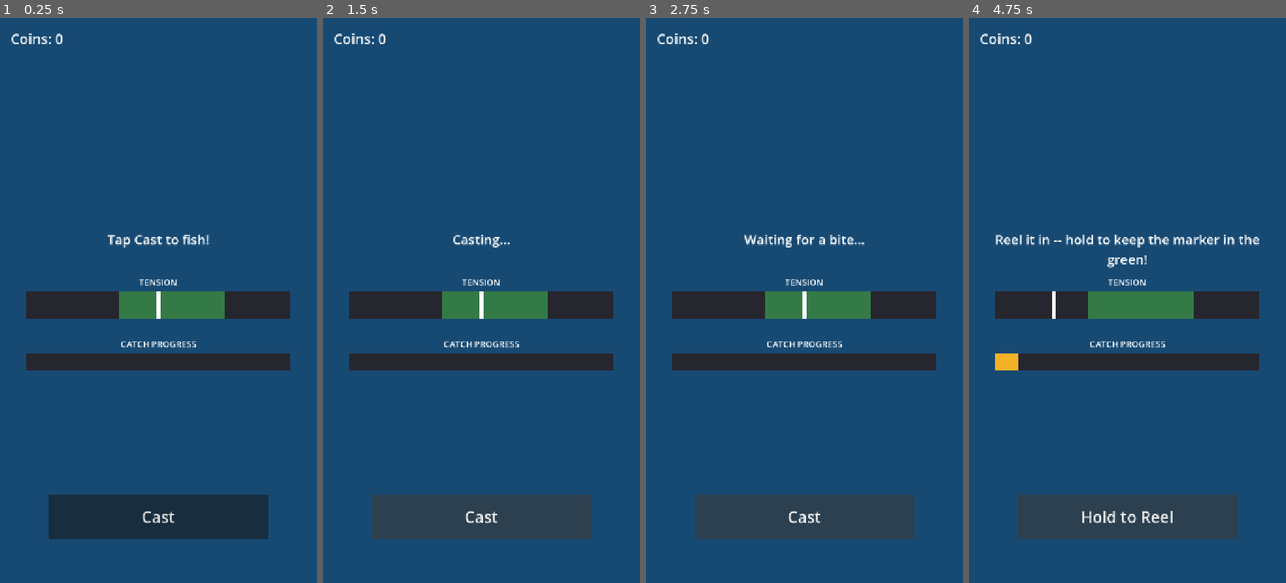
Above: before the commit, frames 1-4 (left to right).
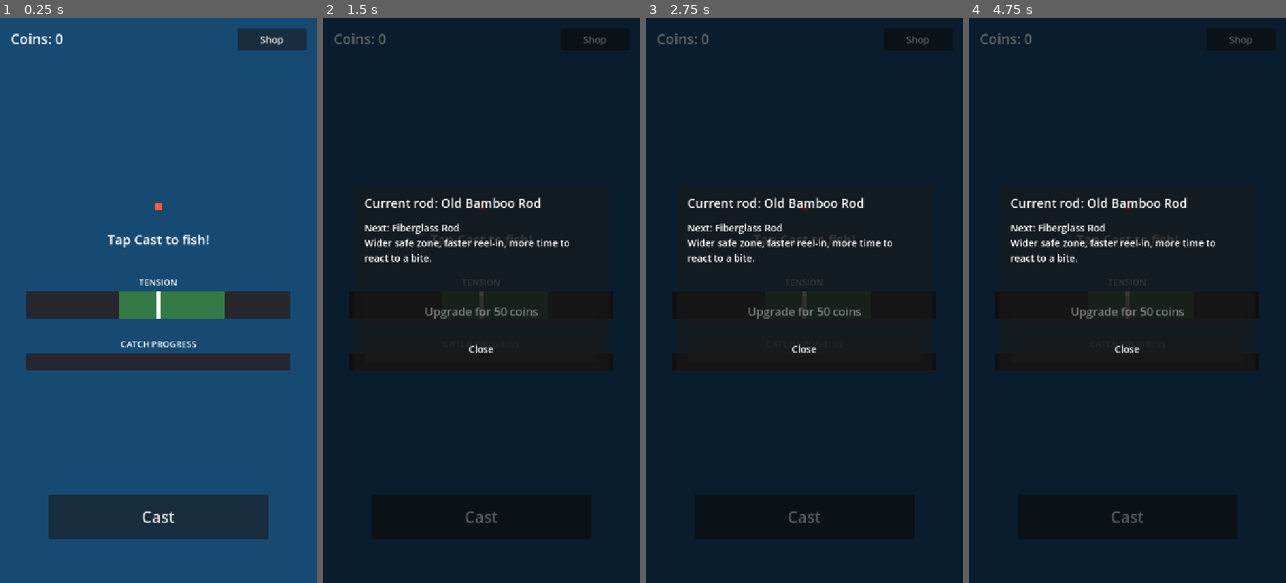
Above: after the commit, the same moments.

Repository: rh7112/reel-tycoon
Game: Godot game, scene res://scenes/FishingScene.tscn
The game is run twice, just before and just after one commit, with the same random seed, the same clock (stepped at 60 frames per second) and the same inputs.
Inputs (mouse positions are in pixels of both pictures, inside the frame that each line leads up to):
- Up to frame 1 (0.25 s): no input
- Up to frame 2 (1.5 s): click (595, 40) at 0.5 s, where only the run after the commit has a clickable "Shop"; click "Cast" at 1.25 s
- Up to frame 3 (2.75 s): click "Cast" at 2 s
- Up to frame 4 (4.75 s): click (1241, 40) at 2.75 s, where only the run after the commit has a clickable "Shop"; click "Cast" at 3.5 s; click "Hook it!" (after the commit: "Cast") at 4.25 s

The runs differ from the first frame. In frame 1, 0.9% of the frame differs, in the area x 48-97%, y 1-34%; in frame 2, 95%; in frame 3, 95%; in frame 4, 96%, in the area x 0-100%, y 0-100%.

Commit message:
Add rod-upgrade shop, catch popup, and animated bobber
Coins previously had nothing to spend on -- add a 4-tier rod upgrade
shop (scripts/data/RodTiers.gd + scripts/ui/ShopPanel.gd) that widens
the safe band, speeds up reeling, and extends the bite window per
tier, applied live via FishingController._tier_stats() so an upgrade
changes reel feel immediately mid-session.

Also adds visual feedback that was missing entirely: a floating
"+coins" popup on every catch, and an animated bobber that casts out,
idles, jerks on a bite, and reels back in tied to catch progress --
none of it needs real art to read clearly.

Co-Authored-By: Claude Sonnet 5 <noreply@anthropic.com>

Diff:
--- a/project.godot
+++ b/project.godot
@@ -1,21 +1,22 @@
 ; Engine configuration file.
 ; It's best edited using the editor UI and not directly,
-; since the parameters that go here are meant to be set
-; by the editor when saving the project.
+; since the parameters that go here are not all obvious.
 ;
-; It's still a valid text file, which you can edit manually
-; before starting the project.
-;
-; The format is inspired by the INI file format, with some
-; special characters and syntax added.
+; Format:
+;   [section] ; section goes between []
+;   param=value ; assign values to parameters
 
 config_version=5
+
+[animation]
+
+compatibility/default_parent_skeleton_in_mesh_instance_3d=true
 
 [application]
 
 config/name="Reel Tycoon"
 run/main_scene="res://scenes/FishingScene.tscn"
-config/features=PackedStringArray("4.3", "Mobile")
+config/features=PackedStringArray("4.7", "Mobile")
 boot_splash/bg_color=Color(0.08, 0.14, 0.22, 1)
 config/icon="res://icon.svg"
 
--- a/scenes/FishingScene.tscn
+++ b/scenes/FishingScene.tscn
@@ -1,8 +1,9 @@
-[gd_scene load_steps=4 format=3]
+[gd_scene load_steps=5 format=3]
 
 [ext_resource type="Script" path="res://scripts/entities/FishingController.gd" id="1"]
 [ext_resource type="Script" path="res://scripts/entities/FishingHUD.gd" id="2"]
 [ext_resource type="Resource" path="res://resources/locations/pond.tres" id="3"]
+[ext_resource type="Script" path="res://scripts/ui/ShopPanel.gd" id="4"]
 
 [node name="FishingScene" type="Control"]
 layout_mode = 3
@@ -27,6 +28,25 @@
 theme_override_font_sizes/font_size = 32
 text = "Coins: 0"
 
+[node name="ShopButton" type="Button" parent="."]
+unique_name_in_owner = true
+layout_mode = 0
+offset_left = 540.0
+offset_top = 24.0
+offset_right = 696.0
+offset_bottom = 74.0
+theme_override_font_sizes/font_size = 22
+text = "Shop"
+
+[node name="Bobber" type="ColorRect" parent="."]
+unique_name_in_owner = true
+layout_mode = 0
+offset_left = 352.0
+offset_top = 420.0
+offset_right = 368.0
+offset_bottom = 436.0
+color = Color(1, 0.35, 0.25, 1)
+
 [node name="StatusLabel" type="Label" parent="."]
 unique_name_in_owner = true
 layout_mode = 0
@@ -49,6 +69,7 @@
 color = Color(0.15, 0.15, 0.18, 1)
 
 [node name="SafeBand" type="ColorRect" parent="TensionTrack"]
+unique_name_in_owner = true
 layout_mode = 0
 offset_left = 210.0
 offset_top = 0.0
@@ -115,3 +136,64 @@
 
 [node name="HUD" type="Node" parent="."]
 script = ExtResource("2")
+
+[node name="ShopPanel" type="Control" parent="."]
+unique_name_in_owner = true
+layout_mode = 1
+anchor_right = 1.0
+anchor_bottom = 1.0
+script = ExtResource("4")
+
+[node name="Backdrop" type="ColorRect" parent="ShopPanel"]
+layout_mode = 1
+anchor_right = 1.0
+anchor_bottom = 1.0
+color = Color(0, 0, 0, 0.6)
+
+[node name="Panel" type="Panel" parent="ShopPanel"]
+layout_mode = 0
+offset_left = 70.0
+offset_top = 380.0
+offset_right = 650.0
+offset_bottom = 800.0
+
+[node name="ShopTitleLabel" type="Label" parent="ShopPanel/Panel"]
+unique_name_in_owner = true
+layout_mode = 0
+offset_left = 24.0
+offset_top = 20.0
+offset_right = 556.0
+offset_bottom = 60.0
+theme_override_font_sizes/font_size = 28
+text = "Current rod: Old Bamboo Rod"
+
+[node name="ShopInfoLabel" type="Label" parent="ShopPanel/Panel"]
+unique_name_in_owner = true
+layout_mode = 0
+offset_left = 24.0
+offset_top = 80.0
+offset_right = 556.0
+offset_bottom = 200.0
+theme_override_font_sizes/font_size = 22
+autowrap_mode = 2
+text = "Next: Fiberglass Rod"
+
+[node name="UpgradeButton" type="Button" parent="ShopPanel/Panel"]
+unique_name_in_owner = true
+layout_mode = 0
+offset_left = 24.0
+offset_top = 250.0
+offset_right = 556.0
+offset_bottom = 320.0
+theme_override_font_sizes/font_size = 26
+text = "Upgrade for 50 coins"
+
+[node name="CloseShopButton" type="Button" parent="ShopPanel/Panel"]
+unique_name_in_owner = true
+layout_mode = 0
+offset_left = 24.0
+offset_top = 340.0
+offset_right = 556.0
+offset_bottom = 400.0
+theme_override_font_sizes/font_size = 22
+text = "Close"
--- /dev/null
+++ b/scripts/data/RodTiers.gd
@@ -0,0 +1,57 @@
+class_name RodTiers
+extends RefCounted
+
+## Rod upgrade tiers -- the first thing coins are actually spendable on.
+##
+## Kept as a plain const table here rather than a Resource-per-tier like
+## Fish/FishingLocation: those are content meant to grow to dozens of
+## entries over time, edited without touching code. These four tiers are
+## few, and every field here is tightly coupled to the exact tuning
+## constants FishingController is still being playtested/retuned with --
+## a code table is easier to iterate on together with that script for now.
+## Worth revisiting as a Resource if this grows much past this size.
+
+const TIERS: Array[Dictionary] = [
+	{
+		"name": "Old Bamboo Rod",
+		"upgrade_cost": 0,
+		"safe_band": Vector2(0.35, 0.75),
+		"tension_rise_rate": 0.9,
+		"tension_fall_rate": 0.6,
+		"progress_fill_rate": 0.35,
+		"bite_window": 1.1,
+	},
+	{
+		"name": "Fiberglass Rod",
+		"upgrade_cost": 50,
+		"safe_band": Vector2(0.30, 0.80),
+		"tension_rise_rate": 0.85,
+		"tension_fall_rate": 0.55,
+		"progress_fill_rate": 0.40,
+		"bite_window": 1.3,
+	},
+	{
+		"name": "Carbon Rod",
+		"upgrade_cost": 200,
+		"safe_band": Vector2(0.25, 0.85),
+		"tension_rise_rate": 0.8,
+		"tension_fall_rate": 0.5,
+		"progress_fill_rate": 0.45,
+		"bite_window": 1.5,
+	},
+	{
+		"name": "Pro Tournament Rod",
+		"upgrade_cost": 750,
+		"safe_band": Vector2(0.2, 0.9),
+		"tension_rise_rate": 0.75,
+		"tension_fall_rate": 0.45,
+		"progress_fill_rate": 0.5,
+		"bite_window": 1.8,
+	},
+]
+
+static func get_tier(index: int) -> Dictionary:
+	return TIERS[clamp(index, 0, TIERS.size() - 1)]
+
+static func is_max_tier(index: int) -> bool:
+	return index >= TIERS.size() - 1
--- a/scripts/entities/FishingController.gd
+++ b/scripts/entities/FishingController.gd
@@ -10,13 +10,13 @@
 
 enum State { IDLE, CASTING, WAITING_FOR_BITE, BITE_WINDOW, REELING, RESULT }
 
-## Reel-mechanic tuning. A harder/rarer fish gets a faster-draining tension
-## bar and a narrower safe band -- see _start_reeling.
-const SAFE_BAND: Vector2 = Vector2(0.35, 0.75)
-const TENSION_RISE_RATE: float = 0.9   # per second, while holding Reel
-const TENSION_FALL_RATE: float = 0.6   # per second, while not holding
-const PROGRESS_FILL_RATE: float = 0.35 # per second, only while tension is in the safe band
-const BITE_REACTION_WINDOW: float = 1.1 # seconds to tap after a bite before the fish gets away
+## Reel-mechanic tuning now comes from RodTiers (keyed by
+## GameManager.rod_tier) instead of fixed constants, so a rod upgrade
+## actually changes how forgiving casting/reeling feels. Looked up fresh
+## each time rather than cached, so a mid-session upgrade takes effect
+## immediately without needing an extra refresh call.
+func _tier_stats() -> Dictionary:
+	return RodTiers.get_tier(GameManager.rod_tier)
 
 @export var location: FishingLocation
 
@@ -59,7 +59,7 @@
 
 func _start_bite_window() -> void:
 	_set_state(State.BITE_WINDOW)
-	_bite_timer = BITE_REACTION_WINDOW
+	_bite_timer = _tier_stats().bite_window
 
 ## Call from the Cast/Reel button's pressed signal during BITE_WINDOW to
 ## hook the fish; missing the window loses it. Same input trigger the
@@ -96,7 +96,8 @@
 			_tick_reel(delta)
 
 func _tick_reel(delta: float) -> void:
-	_tension += (TENSION_RISE_RATE if _holding_reel else -TENSION_FALL_RATE) * delta
+	var stats := _tier_stats()
+	_tension += (stats.tension_rise_rate if _holding_reel else -stats.tension_fall_rate) * delta
 	_tension = clamp(_tension, 0.0, 1.0)
 
 	if _tension <= 0.0:
@@ -106,13 +107,19 @@
 		_finish_reel(false) # line snapped, pulled too hard
 		return
 
-	if _tension >= SAFE_BAND.x and _tension <= SAFE_BAND.y:
-		_progress += PROGRESS_FILL_RATE * delta
+	var safe_band: Vector2 = stats.safe_band
+	if _tension >= safe_band.x and _tension <= safe_band.y:
+		_progress += stats.progress_fill_rate * delta
 
 	tension_updated.emit(_tension, _progress)
 
 	if _progress >= 1.0:
 		_finish_reel(true)
+
+## Exposed so the HUD can draw the safe-band highlight at the right spot --
+## it moves when the player upgrades rods mid-session.
+func get_safe_band() -> Vector2:
+	return _tier_stats().safe_band
 
 func _finish_reel(success: bool) -> void:
 	if success:
--- a/scripts/entities/FishingHUD.gd
+++ b/scripts/entities/FishingHUD.gd
@@ -4,8 +4,13 @@
 ## FishingController's signals or Economy's, so the core loop stays
 ## testable/tunable without any UI node references baked into it.
 
+const BOBBER_REST_Y: float = 420.0 # at the "shore" -- resting position when idle
+const BOBBER_CAST_Y: float = 180.0 # out in the "water" -- resting position while a line is out
+const BOBBER_BITE_DIP: float = 40.0 # extra downward jerk when a fish bites
+
 @onready var controller: FishingController = get_parent()
 var _current_state: FishingController.State = FishingController.State.IDLE
+var _bob_tween: Tween
 
 func _ready() -> void:
 	controller.state_changed.connect(_on_state_changed)
@@ -16,10 +21,12 @@
 
 	%ActionButton.button_down.connect(_on_action_button_down)
 	%ActionButton.button_up.connect(_on_action_button_up)
+	%ShopButton.pressed.connect(%ShopPanel.open)
 
 	_on_coins_changed(Economy.coins)
 	_on_state_changed(controller.get_state())
 	%ProgressFillBar.size.x = 0.0
+	%Bobber.position.y = BOBBER_REST_Y
 
 func _on_action_button_down() -> void:
 	match _current_state:
@@ -38,16 +45,23 @@
 			%StatusLabel.text = "Tap Cast to fish!"
 			%ActionButton.text = "Cast"
 			%ProgressFillBar.size.x = 0.0
+			_kill_bob_tween()
+			_tween_bobber_to(BOBBER_REST_Y, 0.4)
 		FishingController.State.CASTING:
 			%StatusLabel.text = "Casting..."
+			_tween_bobber_to(BOBBER_CAST_Y, 0.6)
 		FishingController.State.WAITING_FOR_BITE:
 			%StatusLabel.text = "Waiting for a bite..."
+			_start_idle_bob()
 		FishingController.State.BITE_WINDOW:
 			%StatusLabel.text = "BITE! Tap now!"
 			%ActionButton.text = "Hook it!"
+			_kill_bob_tween()
+			_tween_bobber_to(BOBBER_CAST_Y + BOBBER_BITE_DIP, 0.15)
 		FishingController.State.REELING:
 			%StatusLabel.text = "Reel it in -- hold to keep the marker in the green!"
 			%ActionButton.text = "Hold to Reel"
+			_position_safe_band()
 		FishingController.State.RESULT:
 			%ActionButton.text = "..."
 
@@ -59,11 +73,59 @@
 	var progress_width: float = %ProgressTrack.size.x
 	%ProgressFillBar.size.x = progress_width * progress
 
+	# Visually reel the bobber back in as catch progress fills, so the
+	# animation reads as "pulling the fish toward shore" rather than a
+	# progress bar that happens to sit near an unrelated bobbing dot.
+	%Bobber.position.y = lerp(BOBBER_CAST_Y + BOBBER_BITE_DIP, BOBBER_REST_Y, progress)
+
 func _on_catch_result(fish: Fish, size_cm: float, coins: int) -> void:
 	%StatusLabel.text = "Caught a %.0fcm %s! +%d coins" % [size_cm, fish.display_name, coins]
+	_spawn_coin_popup(coins)
 
 func _on_fish_escaped() -> void:
 	%StatusLabel.text = "It got away!"
 
 func _on_coins_changed(amount: int) -> void:
 	%CoinsLabel.text = "Coins: %d" % amount
+
+## Repositions the green safe-band highlight to match the current rod
+## tier's actual safe band -- it widens on upgrade, so this can't stay
+## the static rect the scene was authored with.
+func _position_safe_band() -> void:
+	var band: Vector2 = controller.get_safe_band()
+	var track_width: float = %TensionTrack.size.x
+	%SafeBand.position.x = band.x * track_width
+	%SafeBand.size.x = (band.y - band.x) * track_width
+
+func _tween_bobber_to(target_y: float, duration: float) -> void:
+	var tween := create_tween()
+	tween.tween_property(%Bobber, "position:y", target_y, duration).set_trans(Tween.TRANS_QUAD).set_ease(Tween.EASE_OUT)
+
+func _start_idle_bob() -> void:
+	_kill_bob_tween()
+	_bob_tween = create_tween()
+	_bob_tween.set_loops()
+	_bob_tween.tween_property(%Bobber, "position:y", BOBBER_CAST_Y - 10.0, 0.6).set_trans(Tween.TRANS_SINE)
+	_bob_tween.tween_property(%Bobber, "position:y", BOBBER_CAST_Y + 10.0, 0.6).set_trans(Tween.TRANS_SINE)
+
+func _kill_bob_tween() -> void:
+	if _bob_tween != null and _bob_tween.is_valid():
+		_bob_tween.kill()
+	_bob_tween = null
+
+## Simple "+N" popup that floats up and fades -- the kind of cheap juice
+## that makes a currency gain actually feel like a reward instead of a
+## number quietly changing in the corner.
+func _spawn_coin_popup(coins: int) -> void:
+	var popup := Label.new()
+	popup.text = "+%d" % coins
+	popup.add_theme_font_size_override("font_size", 40)
+	popup.add_theme_color_override("font_color", Color(1.0, 0.85, 0.2))
+	popup.position = Vector2(300.0, 100.0)
+	controller.add_child(popup)
+
+	var tween := popup.create_tween()
+	tween.set_parallel(true)
+	tween.tween_property(popup, "position:y", popup.position.y - 60.0, 0.9).set_trans(Tween.TRANS_QUAD).set_ease(Tween.EASE_OUT)
+	tween.tween_property(popup, "modulate:a", 0.0, 0.9)
+	tween.chain().tween_callback(popup.queue_free)
--- /dev/null
+++ b/scripts/ui/ShopPanel.gd
@@ -0,0 +1,42 @@
+extends Control
+
+## Rod-upgrade shop -- the first real thing coins buy. Self-contained: the
+## HUD only needs to call show()/hide() via the ShopButton, everything
+## else (pricing, affordability, applying the upgrade) lives here.
+
+@onready var _title_label: Label = %ShopTitleLabel
+@onready var _info_label: Label = %ShopInfoLabel
+@onready var _upgrade_button: Button = %UpgradeButton
+
+func _ready() -> void:
+	hide()
+	_upgrade_button.pressed.connect(_on_upgrade_pressed)
+	%CloseShopButton.pressed.connect(hide)
+	Economy.coins_changed.connect(func(_amount: int) -> void: if visible: _refresh())
+
+func open() -> void:
+	_refresh()
+	show()
+
+func _refresh() -> void:
+	var current: Dictionary = RodTiers.get_tier(GameManager.rod_tier)
+	_title_label.text = "Current rod: %s" % current.name
+
+	if RodTiers.is_max_tier(GameManager.rod_tier):
+		_info_label.text = "You've got the best rod there is -- for now."
+		_upgrade_button.text = "Maxed Out"
+		_upgrade_button.disabled = true
+		return
+
+	var next: Dictionary = RodTiers.get_tier(GameManager.rod_tier + 1)
+	_info_label.text = "Next: %s\nWider safe zone, faster reel-in, more time to react to a bite." % next.name
+	_upgrade_button.text = "Upgrade for %d coins" % next.upgrade_cost
+	_upgrade_button.disabled = Economy.coins < next.upgrade_cost
+
+func _on_upgrade_pressed() -> void:
+	var next: Dictionary = RodTiers.get_tier(GameManager.rod_tier + 1)
+	if not Economy.spend_coins(next.upgrade_cost):
+		return
+	GameManager.rod_tier += 1
+	GameManager.save()
+	_refresh()
Not shown, added: icon.svg.import
Not shown, added: scripts/autoload/Economy.gd.uid
Not shown, added: scripts/autoload/GameManager.gd.uid
Not shown, added: scripts/autoload/SaveManager.gd.uid
Not shown, added: scripts/entities/Fish.gd.uid
Not shown, added: scripts/entities/FishingController.gd.uid
Not shown, added: scripts/entities/FishingHUD.gd.uid
Not shown, added: scripts/entities/FishingLocation.gd.uid
Not shown, changed: README.md
